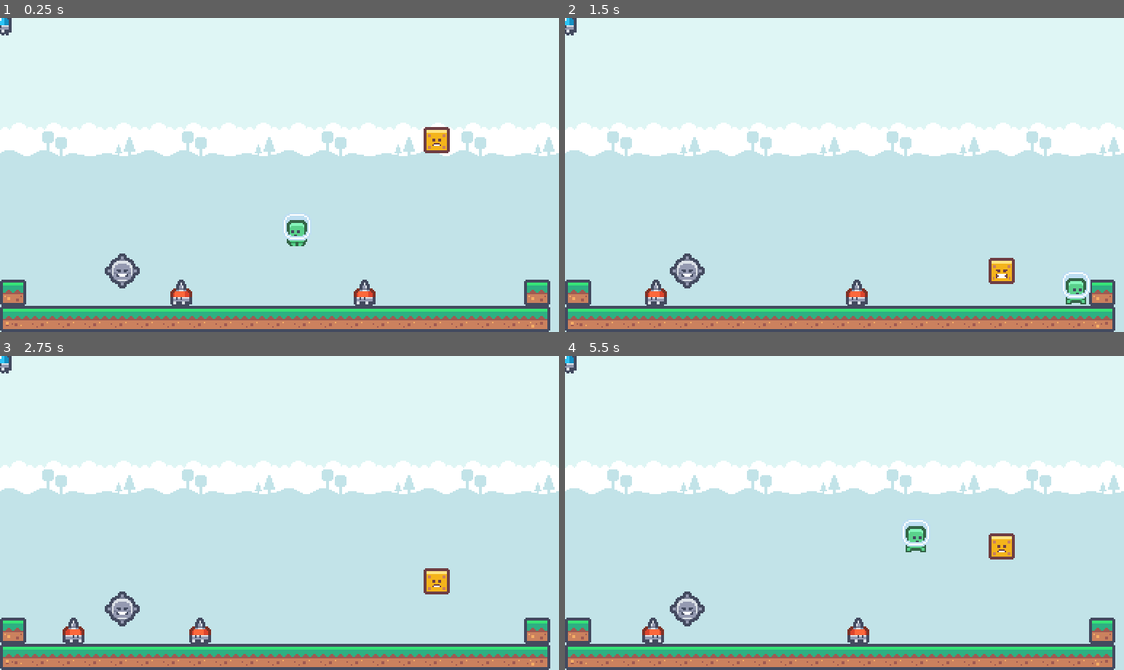
Above: before the commit, frames 1-4 (two rows, left to right).
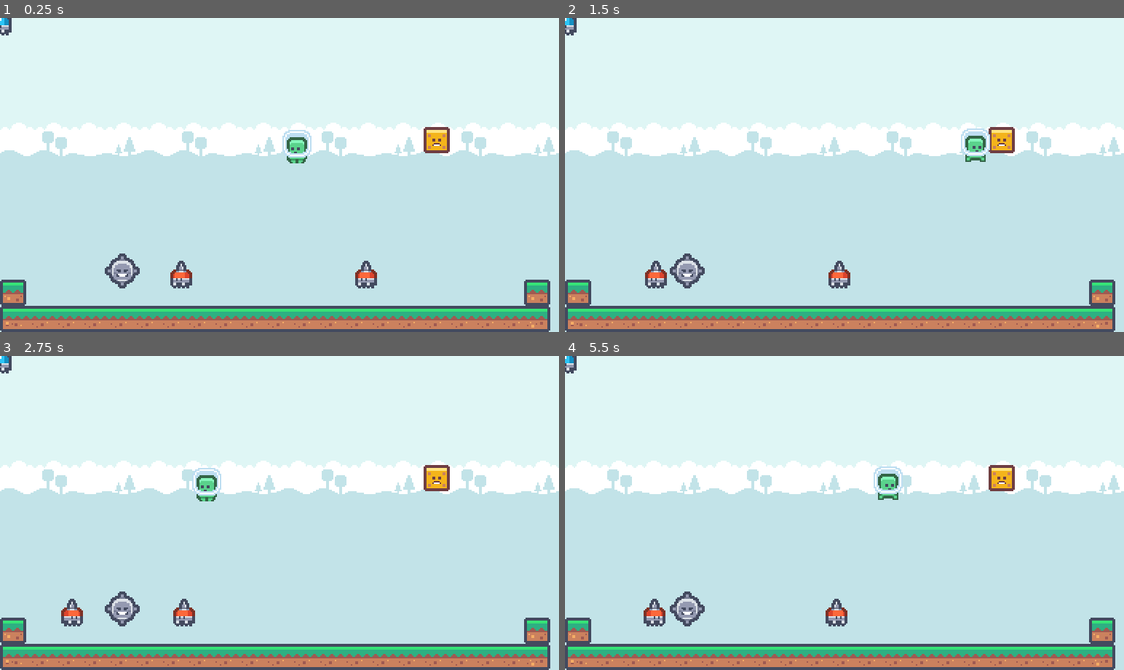
Above: after the commit, the same moments.

Repository: eliotcowley/godot-2d-platformer-example
Game: Godot game, scene res://main.tscn
The game is run twice, just before and just after one commit, with the same random seed, the same clock (stepped at 60 frames per second) and the same inputs.
Inputs:
- Up to frame 1 (0.25 s): no input
- Up to frame 2 (1.5 s): hold Right (move_right) from 0.53 s (still down); tap Up (jump) at 0.77 s
- Up to frame 3 (2.75 s): tap Up (jump) at 1.52 s; release Right (move_right) at 2.03 s; hold Left (move_left) from 2.03 s (still down)
- Up to frame 4 (5.5 s): release Left (move_left) at 2.78 s; hold Right (move_right) 2.78-4.28 s; tap Up (jump) at 3.02, 3.77, 4.52 s; hold Left (move_left) 4.28-5.03 s; hold Right (move_right) from 5.03 s (still down)

The runs differ from the first frame. In frame 1, 1.6% of the frame differs, in the area x 30-68%, y 35-92%; in frame 2, 2.4%, in the area x 14-95%, y 34-92%; in frame 3, 2.1%; in frame 4, 2.4%.

Commit message:
More stuff

Diff:
--- /dev/null
+++ b/2d-platformer-example/character.gd
@@ -0,0 +1,32 @@
+class_name Character
+extends CharacterBody2D
+
+@export var mass: float = 10.0
+@export var speed: float = 300.0
+@export var die_velocity: float = -100.0
+@export var die_rotation: float = 0.1
+
+@export var collision_shape: CollisionShape2D
+@export var animated_sprite: AnimatedSprite2D
+
+var can_move: bool = true
+var is_rotating: bool = false
+
+
+func _physics_process(delta: float) -> void:
+	# Add the gravity
+	if not self.is_on_floor():
+		self.velocity += self.get_gravity() * self.mass
+
+	# Rotate sprite when dying
+	if self.is_rotating:
+		self.animated_sprite.rotate(self.die_rotation)
+
+
+func die() -> void:
+	self.collision_shape.set_deferred("disabled", true)
+	await get_tree().create_timer(0.01).timeout # For collisions to work properly, need to wait a bit before re-enabling
+	self.velocity.x = 0.0
+	self.velocity.y = self.die_velocity
+	self.can_move = false
+	self.is_rotating = true
--- a/2d-platformer-example/player/player.gd
+++ b/2d-platformer-example/player/player.gd
@@ -1,15 +1,9 @@
 class_name Player
-extends CharacterBody2D
+extends Character
 
-@export var mass: float = 10.0
-@export var speed: float = 300.0
 @export var respawn_time: float = 1.0
-@export var die_velocity: float = -100.0
-@export var die_rotation: float = 0.1
 
 var start_position: Vector2
-var can_move: bool = true
-var is_rotating: bool = false
 
 const JUMP_VELOCITY: float = -400.0
 
@@ -19,13 +13,6 @@
 
 
 func _physics_process(delta: float) -> void:
-	# Add the gravity.
-	if not is_on_floor():
-		velocity += get_gravity() * self.mass * delta
-
-	if self.is_rotating:
-		%AnimatedSprite2D.rotate(self.die_rotation)
-
 	if !self.is_rotating and %Area2DUp.has_overlapping_bodies() and %Area2DDown.has_overlapping_bodies():
 		var overlappingBodiesUp: Array[Node2D] = %Area2DUp.get_overlapping_bodies()
 		if overlappingBodiesUp[0] is Thwomp:
@@ -62,12 +49,8 @@
 
 
 func die() -> void:
-	%CollisionShape2D.set_deferred("disabled", true)
-	await get_tree().create_timer(0.01).timeout # For collisions to work properly, need to wait a bit before re-enabling
-	self.velocity.x = 0.0
-	self.velocity.y = self.die_velocity
-	self.can_move = false
-	self.is_rotating = true
+	super.die()
+
 	await get_tree().create_timer(self.respawn_time).timeout
 
 	self.global_position = self.start_position
--- a/2d-platformer-example/player/player.tscn
+++ b/2d-platformer-example/player/player.tscn
@@ -49,7 +49,6 @@
 script = ExtResource("1_onrkg")
 mass = 2.0
 speed = 200.0
-die_velocity = -300.0
 
 [node name="AnimatedSprite2D" type="AnimatedSprite2D" parent="."]
 unique_name_in_owner = true
--- a/2d-platformer-example/project.godot
+++ b/2d-platformer-example/project.godot
@@ -58,6 +58,7 @@
 
 2d_physics/layer_1="world"
 2d_physics/layer_2="player"
+2d_physics/layer_3="enemies"
 
 [rendering]
 
--- a/2d-platformer-example/spiny/hide_zones.gd
+++ b/2d-platformer-example/spiny/hide_zones.gd
@@ -4,9 +4,9 @@
 signal unhide
 
 
-func _on_body_entered(body: Node2D) -> void:
+func _on_body_entered(_body: Node2D) -> void:
 	hide.emit()
 
 
-func _on_body_exited(body: Node2D) -> void:
+func _on_body_exited(_body: Node2D) -> void:
 	unhide.emit()
--- a/2d-platformer-example/spiny/spiny.gd
+++ b/2d-platformer-example/spiny/spiny.gd
@@ -1,18 +1,15 @@
-extends CharacterBody2D
-
-@export var speed: float = 1.0
+extends Character
 
 var direction: float = -1.0
 var hiding: bool = false
 
 
-func _physics_process(delta: float) -> void:
+func _physics_process(_delta: float) -> void:
 	if hiding:
 		self.velocity.x = 0.0
 	else:
 		self.velocity.x = direction * self.speed
 
-	self.velocity.y = get_gravity().y
 	self.move_and_slide()
 
 
--- a/2d-platformer-example/spiny/spiny.tscn
+++ b/2d-platformer-example/spiny/spiny.tscn
@@ -46,6 +46,7 @@
 size = Vector2(5, 7)
 
 [node name="Spiny" type="CharacterBody2D"]
+collision_layer = 4
 script = ExtResource("1_jh7hm")
 speed = 50.0
 
@@ -61,8 +62,10 @@
 position = Vector2(12, 18)
 shape = SubResource("RectangleShape2D_5vw27")
 
-[node name="Turning" parent="." instance=ExtResource("3_16lby")]
+[node name="Turning" parent="." node_paths=PackedStringArray("ray_cast_left", "ray_cast_right") instance=ExtResource("3_16lby")]
 unique_name_in_owner = true
+ray_cast_left = NodePath("../RayCast2DLeft")
+ray_cast_right = NodePath("../RayCast2DRight")
 
 [node name="Spike" type="Area2D" parent="."]
 collision_mask = 2
@@ -73,6 +76,14 @@
 
 [node name="HideZones" parent="." instance=ExtResource("4_7okwr")]
 
+[node name="RayCast2DLeft" type="RayCast2D" parent="."]
+position = Vector2(5, 19)
+target_position = Vector2(-1, 0)
+
+[node name="RayCast2DRight" type="RayCast2D" parent="."]
+position = Vector2(20, 19)
+target_position = Vector2(1, 0)
+
 [connection signal="left_collided" from="Turning" to="." method="_on_turning_left_collided"]
 [connection signal="right_collided" from="Turning" to="." method="_on_turning_right_collided"]
 [connection signal="body_entered" from="Spike" to="." method="_on_spike_body_entered"]
--- a/2d-platformer-example/spiny/turning.gd
+++ b/2d-platformer-example/spiny/turning.gd
@@ -1,12 +1,15 @@
 extends Node2D
+
+@export var ray_cast_left: RayCast2D
+@export var ray_cast_right: RayCast2D
 
 signal left_collided
 signal right_collided
 
 
-func _physics_process(delta: float) -> void:
-	if %RayCast2DLeft.is_colliding():
+func _physics_process(_delta: float) -> void:
+	if ray_cast_left.is_colliding():
 		left_collided.emit()
 
-	if %RayCast2DRight.is_colliding():
+	if ray_cast_right.is_colliding():
 		right_collided.emit()
--- a/2d-platformer-example/spiny/turning.tscn
+++ b/2d-platformer-example/spiny/turning.tscn
@@ -4,13 +4,3 @@
 
 [node name="Turning" type="Node2D"]
 script = ExtResource("1_cudvo")
-
-[node name="RayCast2DLeft" type="RayCast2D" parent="."]
-unique_name_in_owner = true
-position = Vector2(4, 17)
-target_position = Vector2(-1, 0)
-
-[node name="RayCast2DRight" type="RayCast2D" parent="."]
-unique_name_in_owner = true
-position = Vector2(19, 17)
-target_position = Vector2(1, 0)
Not shown, added: 2d-platformer-example/character.gd.uid
